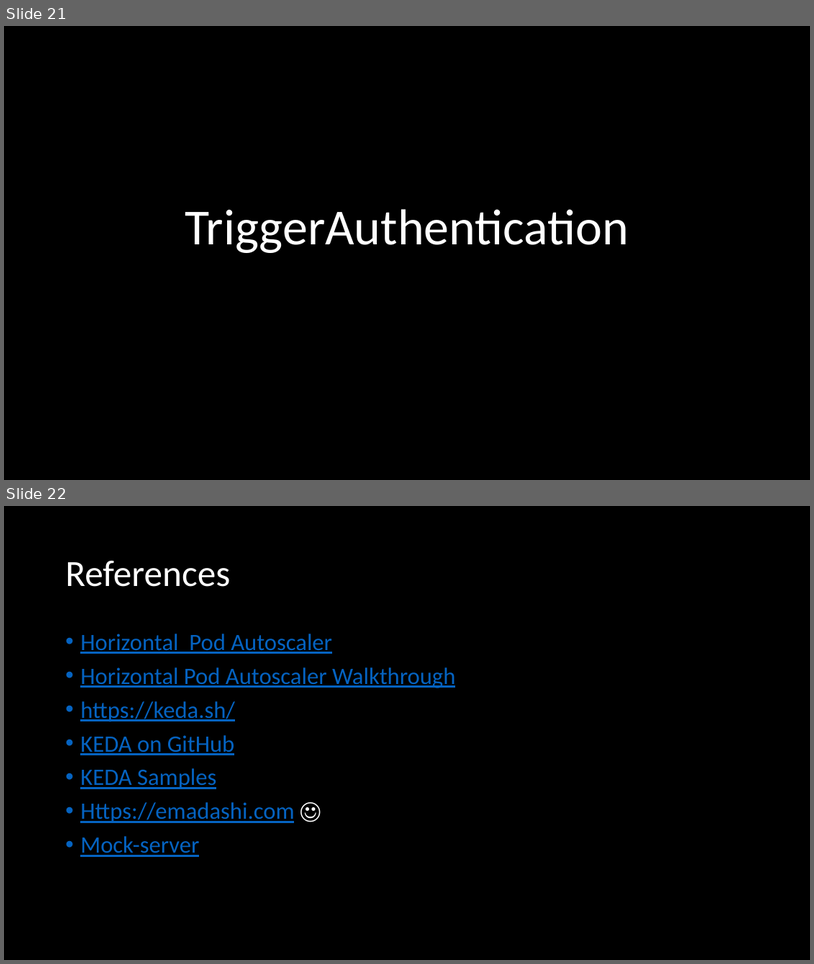
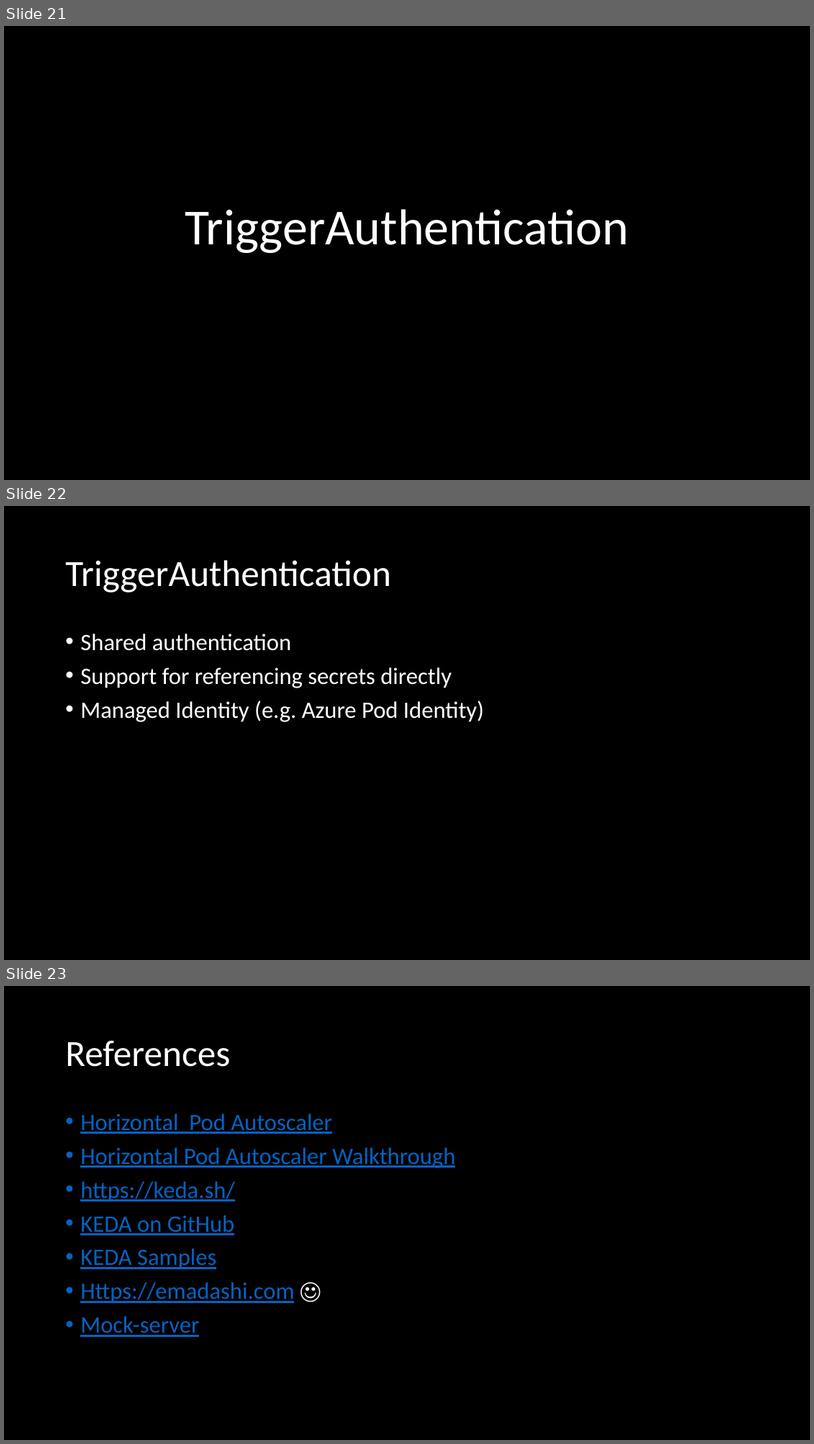
Before and after one commit to eashi/keda-workshop, a slide deck: preso.pptx. Shown one above the other, each under a label of ours: slides 21 and 22 before the commit, slides 21, 22 and 23 after it. The pictures are 814x964 and 814x1444 pixels, drawn with LibreOffice and Linux fonts; fonts in the diff are those of the drawing. Boxes give left, top, right and bottom in pixels: in the first picture for what was removed or moved away, otherwise in the second. Text is boxed around its words. In the diff, an @@ line names an element or a change of style, - is before the commit and + after.

Commit message:
Add TriggerAuth slides

```diff
--- a/preso.pptx
+++ b/preso.pptx
@@ slide 22 added at [4,506,810,960], background #000000 @@
@@ title added at [65,560,391,592], 44 pt, text #FFFFFF @@
+TriggerAuthentication
@@ text added at [80,633,484,722], 28 pt, text #FFFFFF @@
+• Shared authentication
+• Support for referencing secrets directly
+• Managed Identity (e.g. Azure Pod Identity)
@@ what was slide 22 is now slide 23 @@
```
